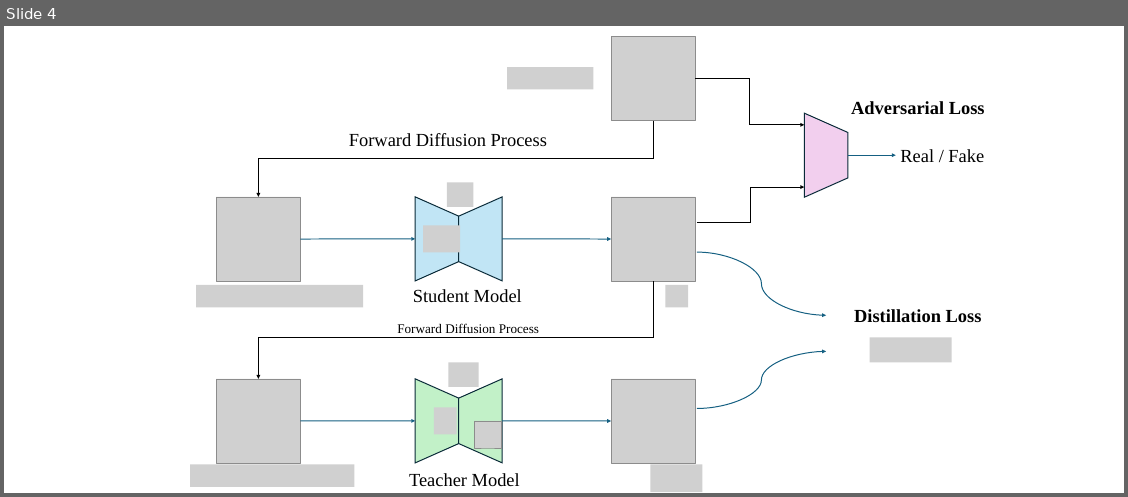
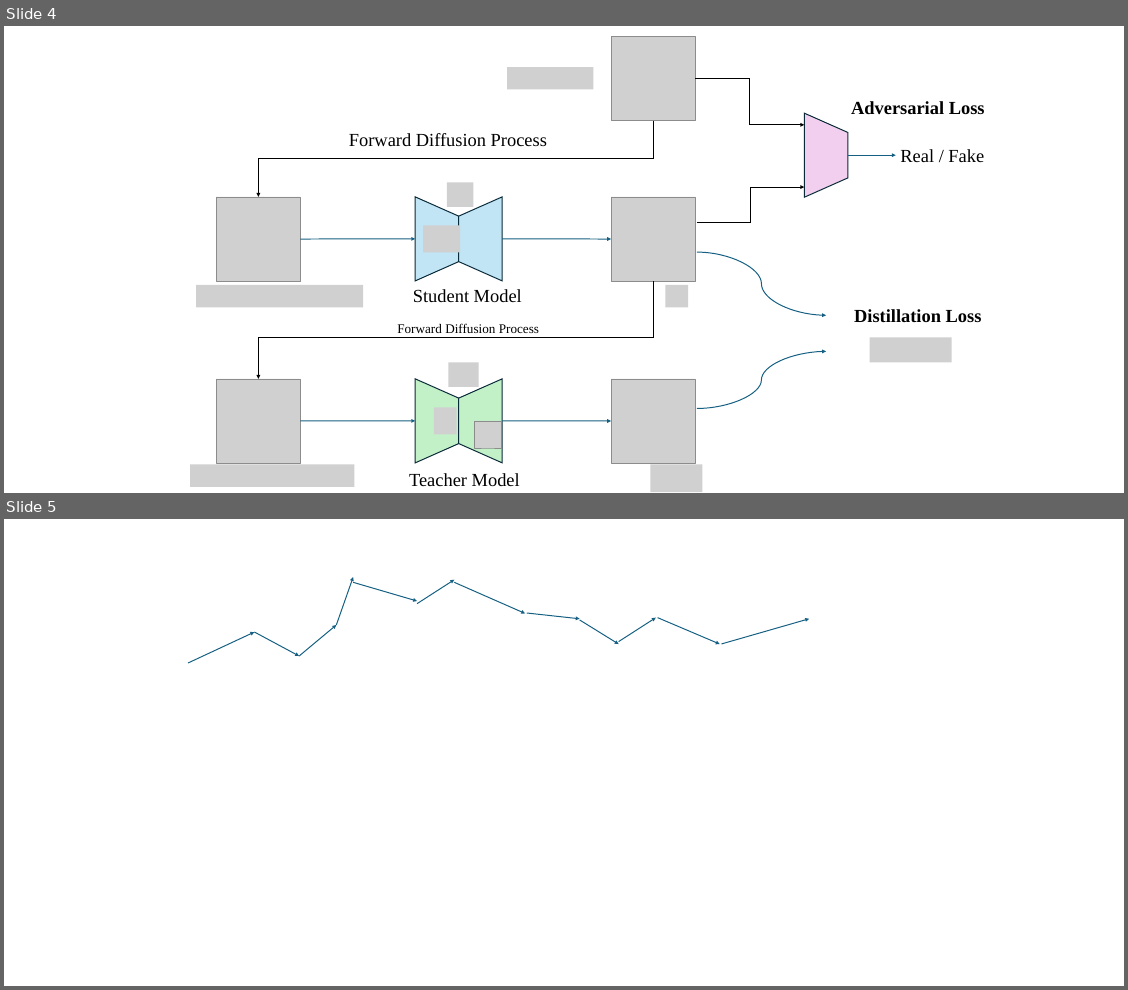
Before and after one commit to innovation-cat/innovation-cat.github.io, a slide deck: images/posts/2025-05-20-blog-post/新建 Microsoft PowerPoint 演示文稿.pptx. Shown one above the other, each under a label of ours: slide 4 before the commit, slides 4 and 5 after it. The pictures are 1128x497 and 1128x990 pixels, drawn with LibreOffice and Linux fonts; fonts in the diff are those of the drawing; grey boxes stand for pictures. Boxes give left, top, right and bottom in pixels: in the first picture for what was removed or moved away, otherwise in the second. Text is boxed around its words. In the diff, an @@ line names an element or a change of style, - is before the commit and + after.

```diff
--- a/images/posts/2025-05-20-blog-post/新建 Microsoft PowerPoint 演示文稿.pptx
+++ b/images/posts/2025-05-20-blog-post/新建 Microsoft PowerPoint 演示文稿.pptx
@@ slide 5 added at box(4, 519, 1124, 986), background #FFFFFF @@
@@ arrow added from (336, 625) to (353, 577), #156082 1.5 pt @@
@@ arrow added from (353, 582) to (417, 601), #156082 1.5 pt @@
@@ arrow added from (417, 603) to (454, 580), #156082 1.5 pt @@
@@ arrow added from (454, 582) to (525, 613), #156082 1.5 pt @@
@@ arrow added from (188, 663) to (254, 632), #156082 1.5 pt @@
@@ arrow added from (254, 632) to (299, 656), #156082 1.5 pt @@
@@ arrow added from (299, 656) to (336, 625), #156082 1.5 pt @@
@@ arrow added from (527, 613) to (580, 619), #156082 1.5 pt @@
@@ arrow added from (580, 620) to (619, 644), #156082 1.5 pt @@
@@ arrow added from (619, 641) to (656, 618), #156082 1.5 pt @@
@@ arrow added from (658, 618) to (720, 644), #156082 1.5 pt @@
@@ arrow added from (721, 644) to (809, 619), #156082 1.5 pt @@
```
Also in this commit, not shown: 1 other slide added, 2 other files.
